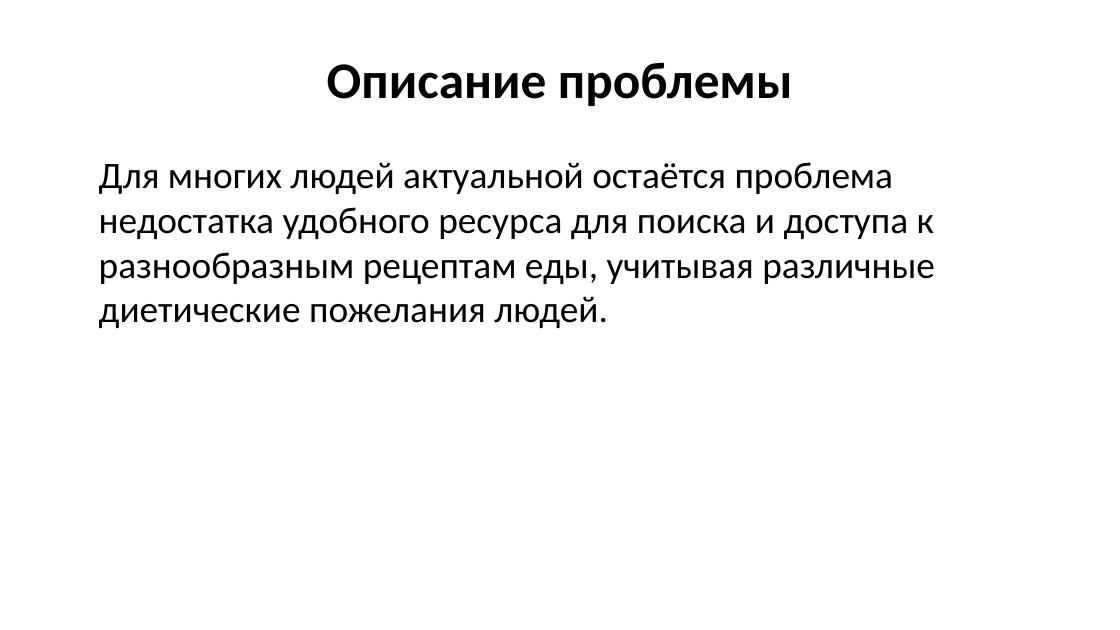
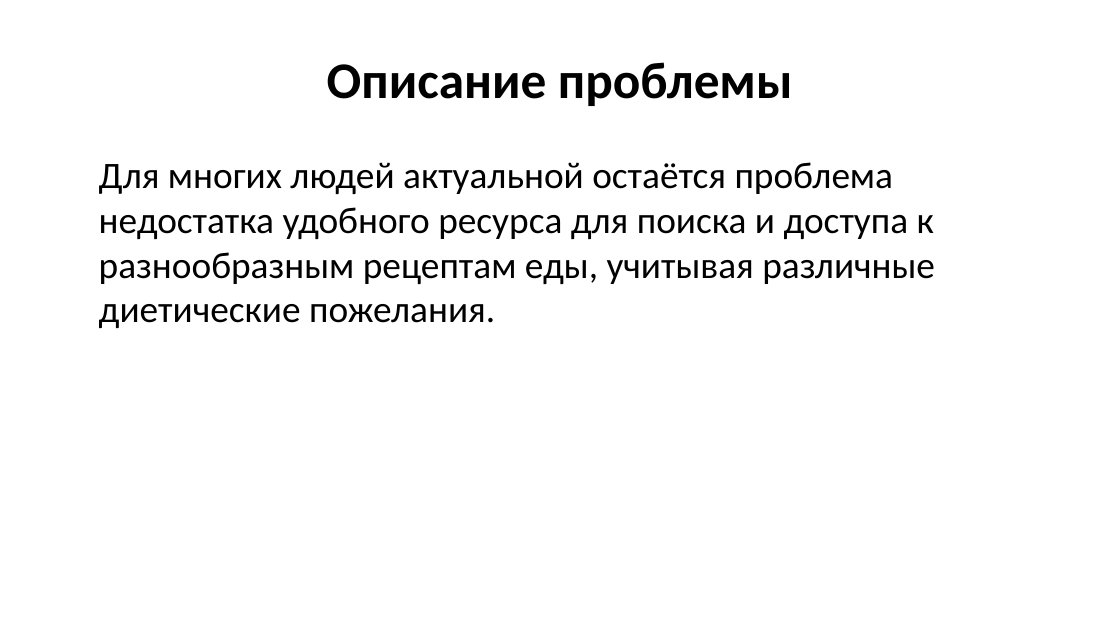
Before and after one commit to Novia2003/RecipeProject, a slide deck: slide 2 of Documentation/Presentation/Recipes.pptx. Drawn at 1120x630 pixels with LibreOffice and Linux fonts; fonts in the diff are those of the drawing. Boxes give left, top, right and bottom in pixels: in the first picture for what was removed or moved away, otherwise in the second. Text is boxed around its words. In the diff, an @@ line names an element or a change of style, - is before the commit and + after.

```diff
--- a/Documentation/Presentation/Recipes.pptx
+++ b/Documentation/Presentation/Recipes.pptx
@@ text at <box>99,162,935,328</box>: text changed @@
-Для многих людей актуальной остаётся проблема недостатка удобного ресурса для поиска и доступа к разнообразным рецептам еды, учитывая различные диетические пожелания людей.
+Для многих людей актуальной остаётся проблема недостатка удобного ресурса для поиска и доступа к разнообразным рецептам еды, учитывая различные диетические пожелания.
```
Also in this commit, not shown: 2 other slides changed, 1 other file.
